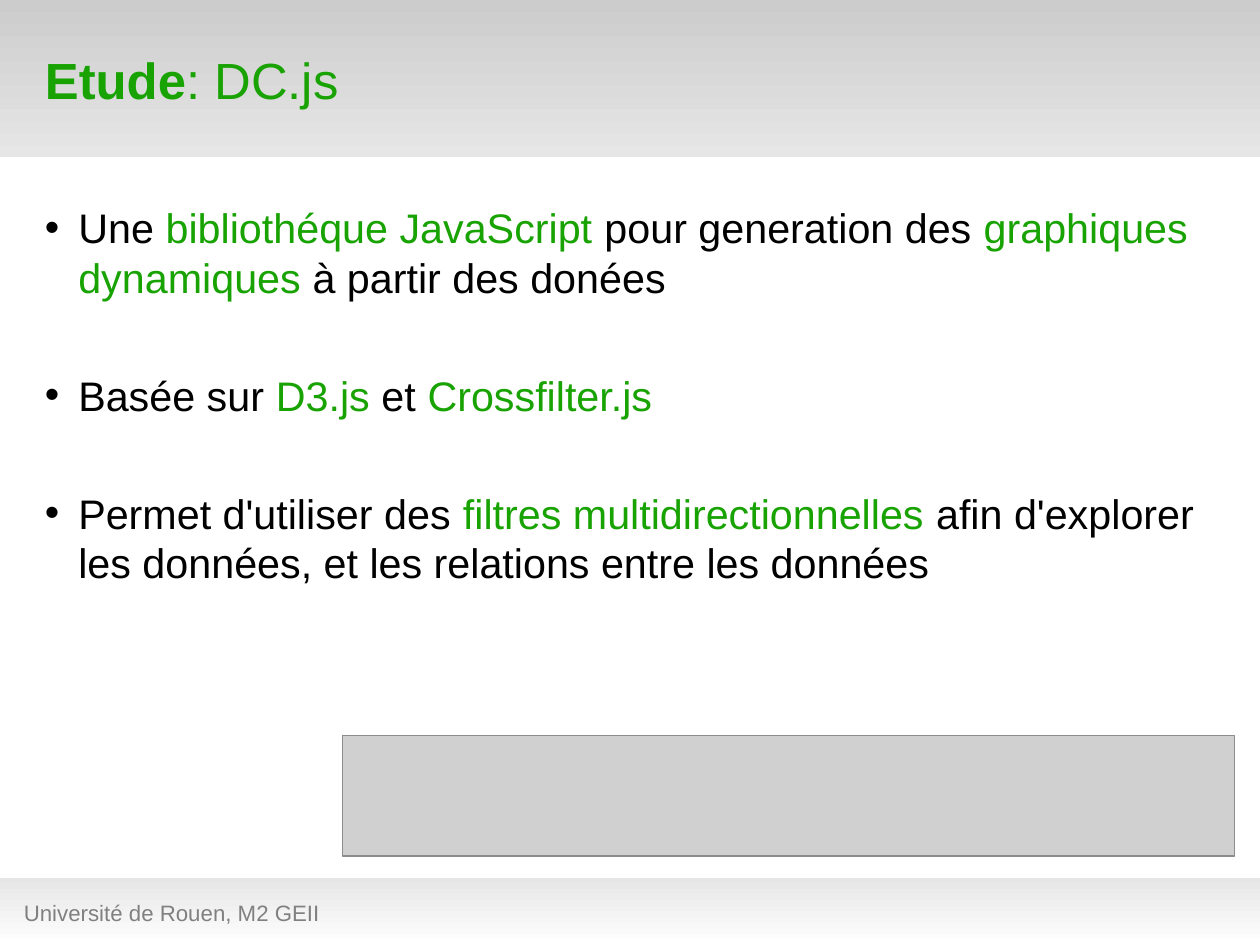
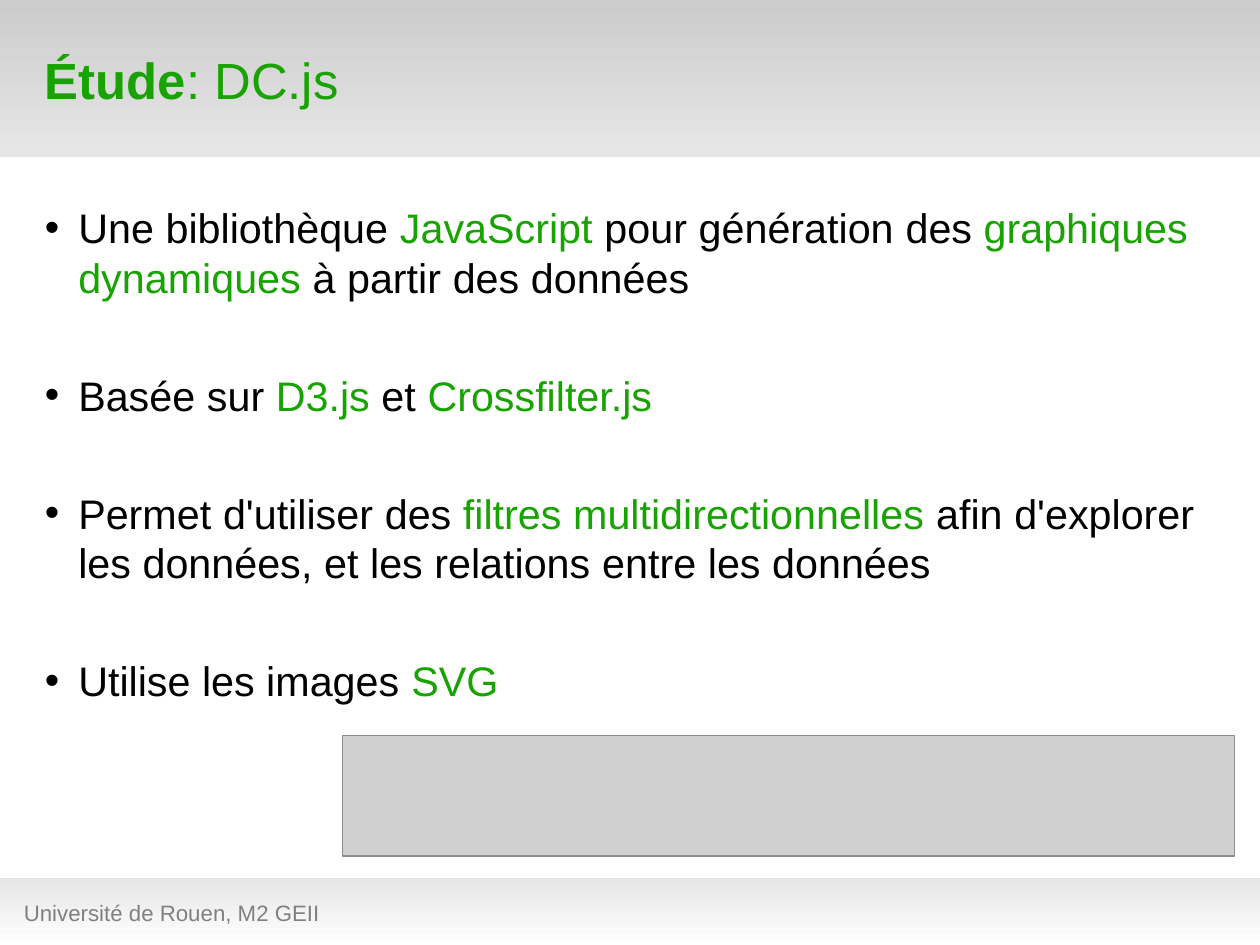
Before and after one commit to hanzenok/dataexp, a slide deck: slide 11 of presentation/test_green7.odp. Drawn at 1260x945 pixels with LibreOffice and Linux fonts; fonts in the diff are those of the drawing; grey boxes stand for pictures; background and template pictures are left out. Boxes give left, top, right and bottom in pixels: in the first picture for what was removed or moved away, otherwise in the second. Text is boxed around its words. In the diff, an @@ line names an element or a change of style, - is before the commit and + after.

```diff
--- a/presentation/test_green7.odp
+++ b/presentation/test_green7.odp
@@ title at bbox=[45, 58, 338, 109]: text changed @@
-Etude: DC.js
+Étude: DC.js
@@ text at bbox=[78, 212, 1188, 301]: text changed; text colour #18A303 to #000000 @@
-• Une bibliothéque JavaScript pour generation des graphiques dynamiques à partir des donées
+• Une bibliothèque JavaScript pour génération des graphiques dynamiques à partir des données
@@ text at bbox=[78, 666, 498, 704]: paragraph added @@
+• Utilise les images SVG
```
Also in this commit, not shown: 8 other slides changed, 1 slide added, 2 other files.
